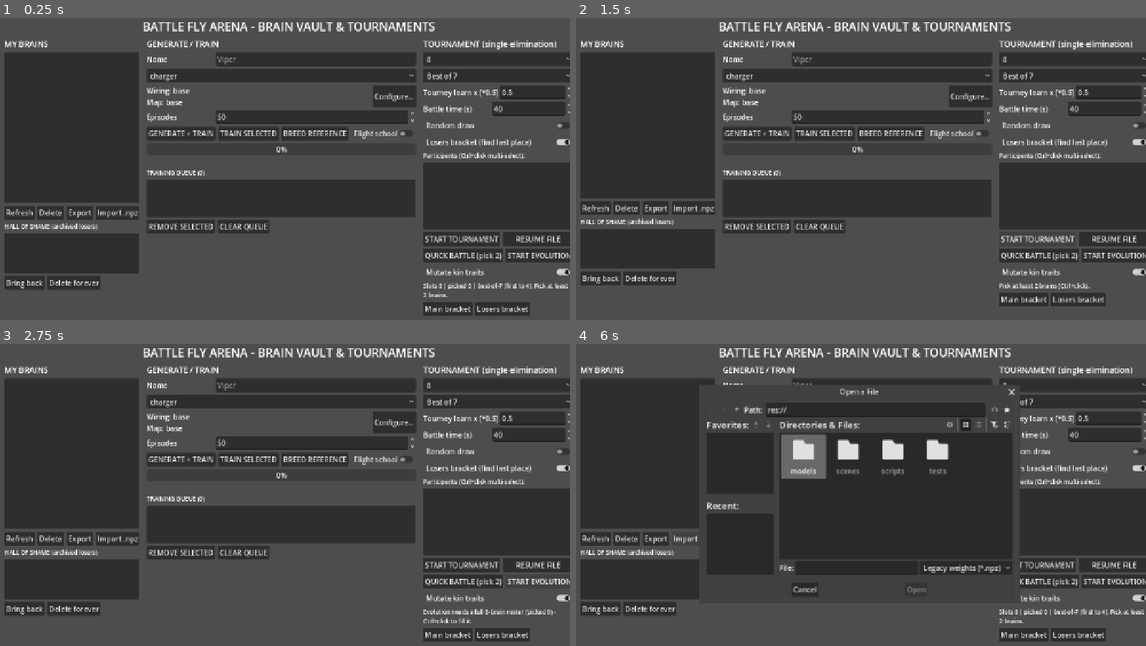
Above: before the commit, frames 1-4 (two rows, left to right).
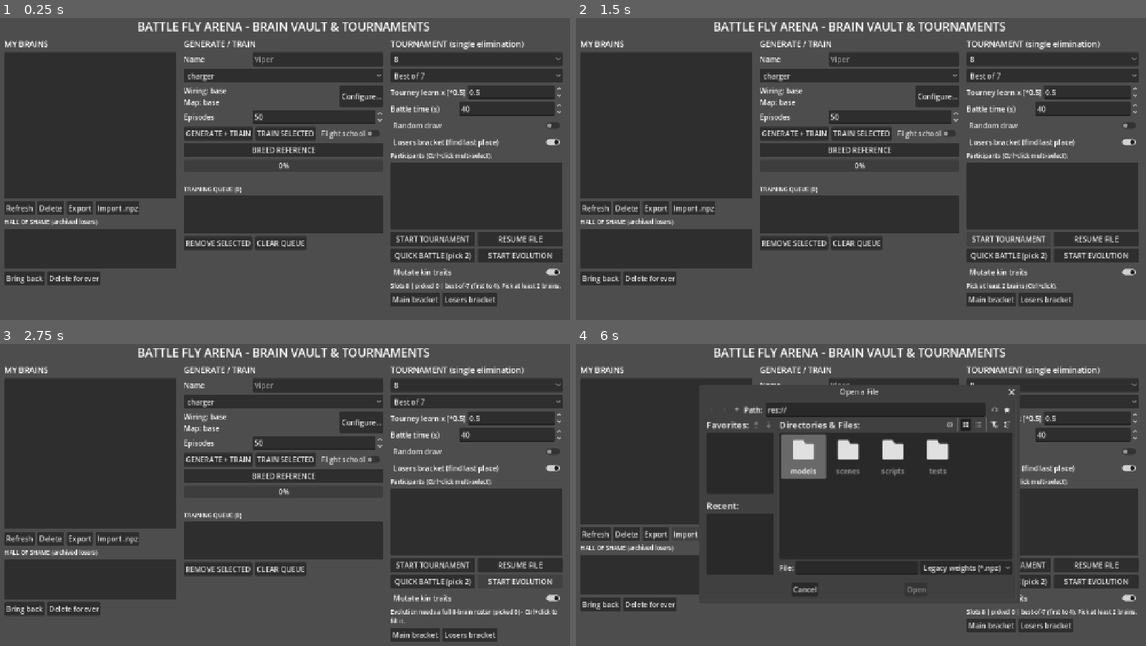
Above: after the commit, the same moments.

Repository: doku/flybrain-arena
Game: Godot game, scene res://scenes/MainMenu.tscn
Two runs of this game, one before a commit and one after it. Both use one fixed random seed, a clock stepped at 60 frames per second and the inputs below.
Inputs:
- Up to frame 1 (0.25 s): no input
- Up to frame 2 (1.5 s): click "START TOURNAMENT" at 0.5 s; click "START TOURNAMENT" at 1.25 s
- Up to frame 3 (2.75 s): click "START EVOLUTION" at 2 s
- Up to frame 4 (6 s): click "START EVOLUTION" at 2.75 s; click "Refresh" at 3.5 s; click "Refresh" at 4.25 s; click "Export" at 5 s; click "Import .npz" at 5.75 s

The runs differ from the first frame. In frame 1, 22% of the frame differs, in the area x 0-100%, y 1-99%; in frame 2, 18%; in frame 3, 19%; in frame 4, 8.8%.

Commit message:
Menu: reference button to its own row, middle column slim again

Diff:
--- a/arena/scripts/MainMenu.gd
+++ b/arena/scripts/MainMenu.gd
@@ -349,11 +349,15 @@
 	tb.text = "TRAIN SELECTED"
 	tb.pressed.connect(_on_train)
 	grow.add_child(tb)
+	var grow2 := HBoxContainer.new()
+	grow2.add_theme_constant_override("separation", 6)
+	c.add_child(grow2)
 	var rb := Button.new()
 	rb.text = "BREED REFERENCE"
 	rb.tooltip_text = "Breed the canonical reference stock (pinned best-known wiring, fixed rates) as breeding material. Trains Episodes pre-train eps (+ Episodes school eps when Flight school is ticked). One stock only - refuses duplicates."
 	rb.pressed.connect(_on_breed_reference)
-	grow.add_child(rb)
+	rb.size_flags_horizontal = Control.SIZE_EXPAND_FILL
+	grow2.add_child(rb)
 	train_school = CheckButton.new()
 	train_school.text = "Flight school"
 	train_school.tooltip_text = "ON = retrain through flight-school scenarios (camp/mover/duel) with scores stamped. OFF = legacy encounters."
